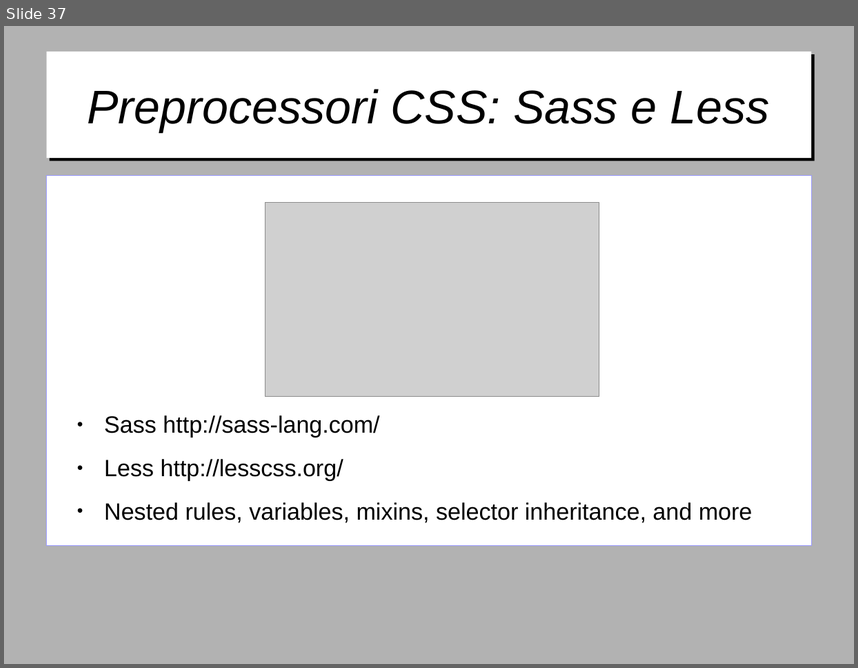
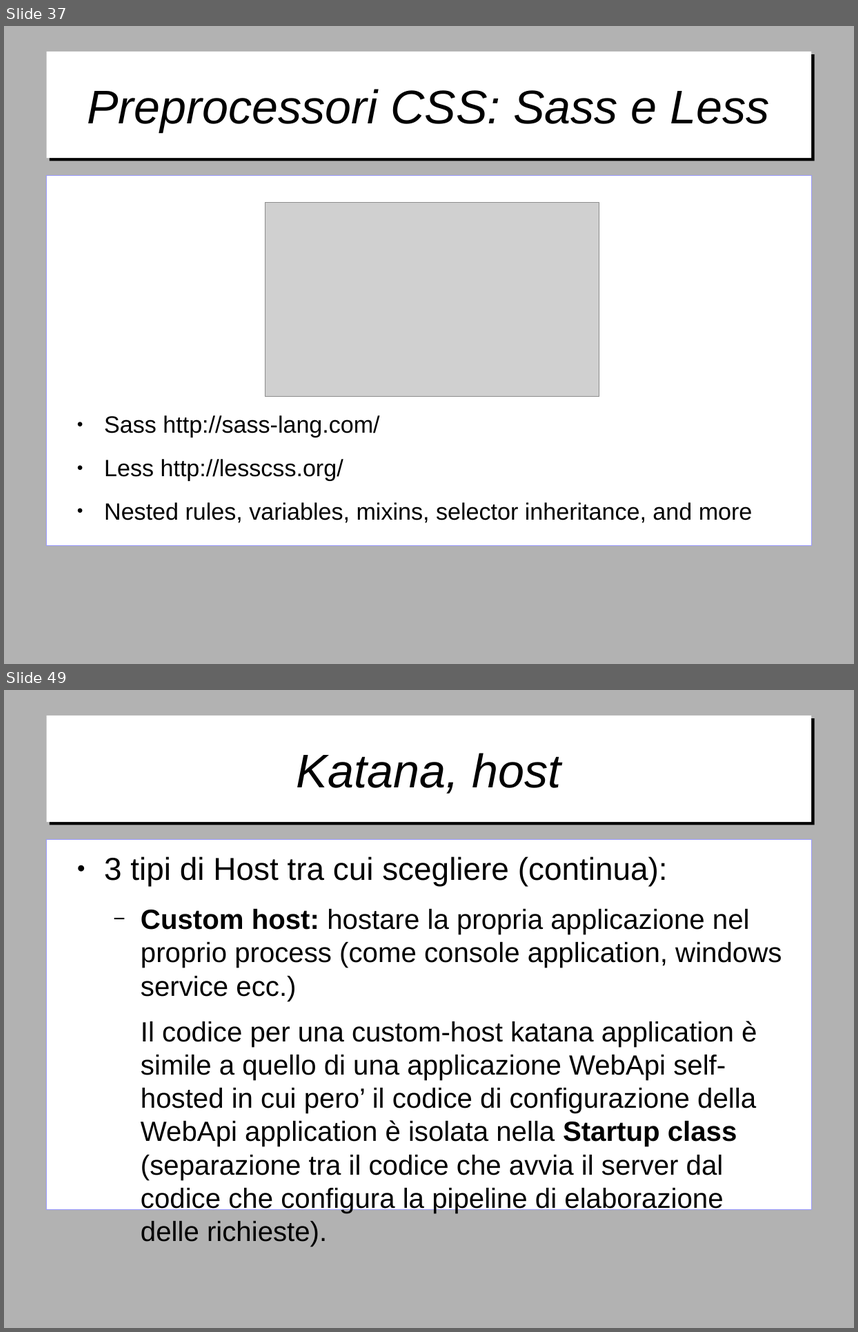
Before and after one commit to gitfer/ARXCourse, a slide deck: ARXCourse.odp. Shown one above the other, each under a label of ours: slide 37 before the commit, slides 37 and 49 after it; the slides between them are not shown. The pictures are 858x668 and 858x1332 pixels, drawn with LibreOffice and Linux fonts; fonts in the diff are those of the drawing; grey boxes stand for pictures; background and template pictures are left out. Boxes give left, top, right and bottom in pixels: in the first picture for what was removed or moved away, otherwise in the second. Text is boxed around its words. In the diff, an @@ line names an element or a change of style, - is before the commit and + after.

Commit message:
Aggiunta appendice su OWIN e Katana

```diff
--- a/ARXCourse.odp
+++ b/ARXCourse.odp
@@ slide 49 added at [4, 690, 854, 1328], background #B2B2B2 @@
@@ title added at [46, 716, 812, 822], fill #FFFFFF, 44 pt, text #000000, italic @@
+Katana, host
@@ text added at [46, 839, 812, 1209], fill #FFFFFF, outline #9999FF 0 pt, 25.9 pt, text #000000 @@
+● 3 tipi di Host tra cui scegliere (continua):
+  − Custom host: hostare la propria applicazione nel proprio process (come console application, windows service ecc.)
+  Il codice per una custom-host katana application è simile a quello di una applicazione WebApi self-hosted in cui pero’ il codice di configurazione della WebApi application è isolata nella Startup class (separazione tra il codice che avvia il server dal codice che configura la pipeline di elaborazione delle richieste).
```
Also in this commit, not shown: 1 slide changed, 15 other slides added.
